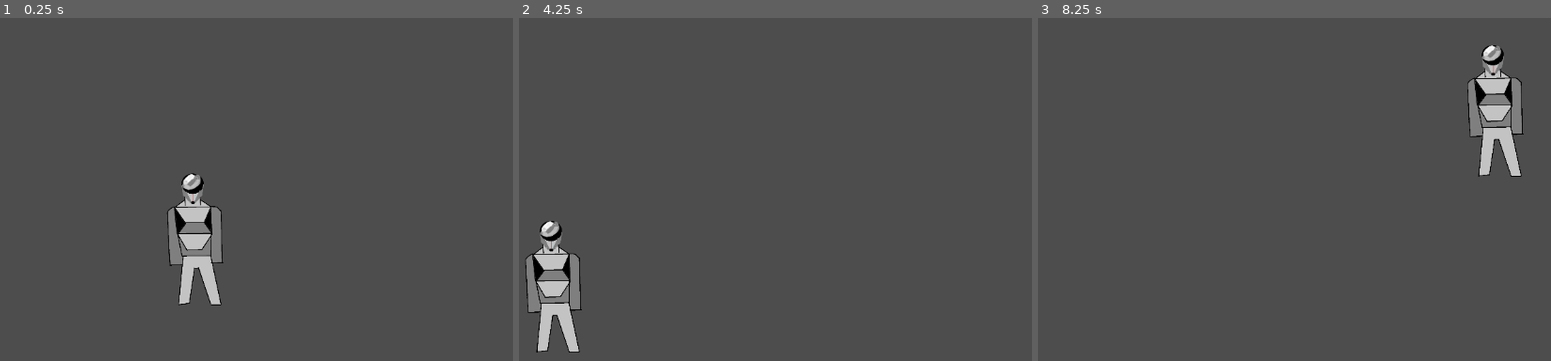
Above: before the commit, frames 1-3 (left to right).
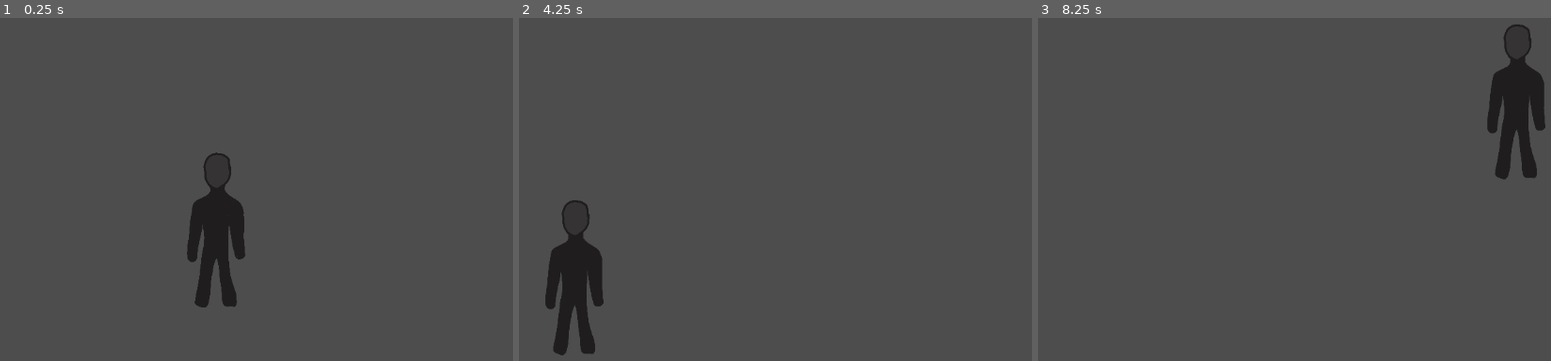
Above: after the commit, the same moments.

Repository: rolandbeni/Szakdolgozat
Game: Godot game, scene res://field.tscn
Two runs of this game, one before a commit and one after it. Both use one fixed random seed, a clock stepped at 60 frames per second and the inputs below.
Inputs:
- Up to frame 1 (0.25 s): no input
- Up to frame 2 (4.25 s): tap Enter at 0.5, 2, 3.5 s; tap Space at 1.25, 2.75 s
- Up to frame 3 (8.25 s): tap Space at 5 s

The runs differ from the first frame. In frame 1, 4.4% of the frame differs, in the area x 32-48%, y 39-85%; in frame 2, 4.4%; in frame 3, 4.4%.

Commit message:
Adding new chrachter, and design

Diff:
--- a/enemy.tscn
+++ b/enemy.tscn
@@ -1,7 +1,7 @@
 [gd_scene load_steps=3 format=3 uid="uid://d3iw73ecjmg5f"]
 
 [ext_resource type="Script" path="res://enemys.gd" id="1_28vvb"]
-[ext_resource type="Texture2D" uid="uid://dquhkyh5a1li8" path="res://godot_ellenfél.png" id="2_wpx6n"]
+[ext_resource type="Texture2D" uid="uid://c2nu0c11mx3i6" path="res://enemy.png" id="2_pgg8e"]
 
 [node name="enemy" type="CharacterBody2D"]
 script = ExtResource("1_28vvb")
@@ -9,9 +9,9 @@
 [node name="Sprite2D" type="Sprite2D" parent="."]
 position = Vector2(662, 193)
 scale = Vector2(0.25, 0.254)
-texture = ExtResource("2_wpx6n")
+texture = ExtResource("2_pgg8e")
 
 [node name="CollisionPolygon2D" type="CollisionPolygon2D" parent="Sprite2D"]
-position = Vector2(-6472, -1759.84)
+position = Vector2(-6320, -1854.33)
 scale = Vector2(10.8754, 9.32801)
-polygon = PackedVector2Array(570, 236, 575, 211, 567, 211, 564, 175, 574, 168, 573, 157, 578.827, 147.868, 584.344, 148.396, 590, 153, 591, 159, 590, 169, 599, 174, 604, 180, 605, 209, 596, 211, 602, 232, 599.884, 237.622, 591.056, 236.355, 586.183, 215.464, 584.804, 233.823)
+polygon = PackedVector2Array(567.517, 250.706, 572.666, 219.473, 565.31, 221.161, 567.517, 182.753, 576.712, 172.202, 573, 157, 578.827, 147.868, 584.344, 148.396, 589.585, 151.099, 591, 159, 588.85, 170.091, 591.056, 174.734, 597.677, 181.487, 599.148, 216.94, 590.689, 218.207, 593.631, 232.557, 595.102, 248.173, 586.275, 249.017, 582.965, 215.252, 581.126, 250.283)
Binary file added: enemy.png
Not shown, added: enemy.png.import
Binary file added: hollo.png
Not shown, added: hollo.png.import
Binary file added: hollo2.png
Not shown, added: hollo2.png.import
Not shown, added: enemy.xcf
